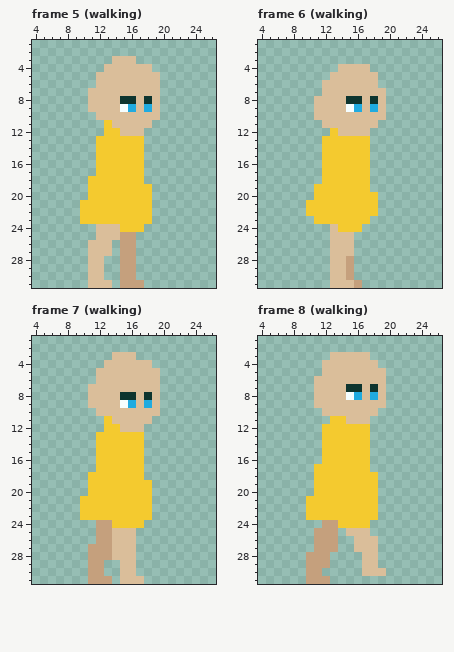
Pixel-art file: Resources/characters/Glimera.aseprite. Above, as it was before the edit.
32x32 pixels, 9 frames. Shown: frame 5 (walking): x 4..26, y 1..31; frame 6 (walking): x 4..26, y 1..31; frame 7 (walking): x 4..26, y 1..31; frame 8 (walking): x 4..26, y 1..31. The commit also changed other frames, which this record leaves out.
The same view after the edit:
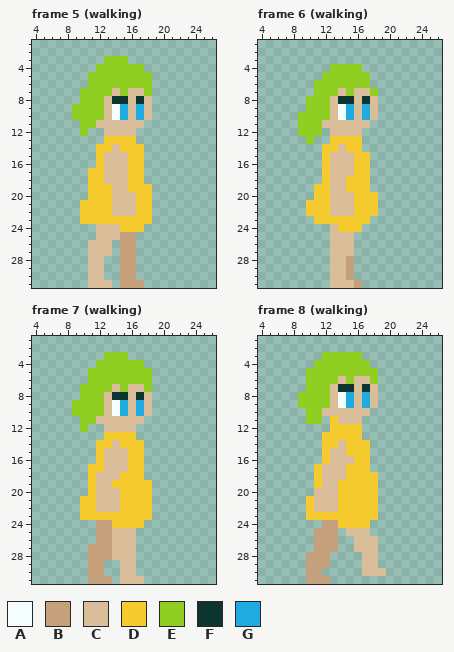
Palette (. is transparent): A #f5feff  B #c5a07d  C #dabe9a  D #f4ca2f  E #91ce22  F #0d352f  G #1fabe0
Difference:
layer "Camada 4" added
Frame 5 (walking), layers "Camada 4", "Camada 2":
y 3: x 13..16 .CCC -> EEE.
y 4: x 12..18 .CCCCCC -> EEEEEE.
y 5..6: x 11..19 .CCCCCCCC -> EEEEEEEE.
y 7: x 10..13 .CCC -> EEEE; x 15 C -> E; x 18..19 CC -> E.
y 8: x 10..12 .CC -> EEE; x 14 C -> F; x 16..19 FCFC -> CFC.
y 9: x 9..12 ..CC -> EEEE; x 14..19 CAGCGC -> AGCGC.
y 10: x 9..12 ...C -> EEEE; x 14..15 CC -> AG; x 17 C -> G; x 19 C -> .
y 11: x 10..13 ...D -> EECC; x 18 C -> .
y 12: x 10 . -> E; x 13..14 DD -> CC; x 17 C -> .
y 13: x 12 D -> .; x 17 D -> .
y 14: x 14 D -> C
y 15..16: x 13..15 DDD -> CCC
y 17: x 11 . -> D; x 13..15 DDD -> CCC
y 18: x 13..15 DDD -> CCC
y 19: x 14..15 DD -> CC
y 20..22: x 14..16 DDD -> CCC
Frame 6 (walking), layers "Camada 4", "Camada 2":
y 4: x 13..17 .CCCC -> EEEE.
y 5: x 12..18 .CCCCCC -> EEEEEE.
y 6: x 11..18 .CCCCCCC -> EEEEEEE.
y 7: x 11..13 .CC -> EEE; x 15 C -> E; x 18..19 CC -> E.
y 8: x 10..12 .CC -> EEE; x 14 C -> F; x 16..19 FCFC -> CFC.
y 9: x 10..12 .CC -> EEE; x 14..19 CAGCGC -> AGCGC.
y 10: x 9..12 ..CC -> EEEE; x 14..15 CC -> AG; x 17 C -> G; x 19 C -> .
y 11: x 9..11 ... -> EEE; x 18 C -> .
y 12: x 9..11 ... -> EEE; x 13 D -> C; x 17 C -> .
y 13: x 10 . -> E; x 12 D -> .; x 17 D -> .
y 14: x 14 D -> C; x 17 D -> .
y 15..17: x 13..15 DDD -> CCC
y 18..19: x 13..14 DD -> CC
y 20..22: x 13..15 DDD -> CCC
Frame 7 (walking), layers "Camada 4", "Camada 2":
y 3: x 13..16 .CCC -> EEE.
y 4: x 12..18 .CCCCCC -> EEEEEE.
y 5..6: x 11..19 .CCCCCCCC -> EEEEEEEE.
y 7: x 10..13 .CCC -> EEEE; x 15 C -> E; x 18..19 CC -> E.
y 8: x 10..12 .CC -> EEE; x 14 C -> F; x 16..19 FCFC -> CFC.
y 9: x 9..12 ..CC -> EEEE; x 14..19 CAGCGC -> AGCGC.
y 10: x 9..12 ...C -> EEEE; x 14..15 CC -> AG; x 17 C -> G; x 19 C -> .
y 11: x 10..13 ...D -> EECC; x 18 C -> .
y 12: x 10 . -> E; x 13..14 DD -> CC; x 17 C -> .
y 13: x 12 D -> .; x 17 D -> .
y 14: x 14 D -> C
y 15..16: x 13..15 DDD -> CCC
y 17: x 11 . -> D; x 13..15 DDD -> CCC
y 18: x 12..14 DDD -> CCC
y 19: x 12..13 DD -> CC
y 20..22: x 12..14 DDD -> CCC
Frame 8 (walking), layers "Camada 4", "Camada 2":
y 3: x 12..17 .CCCCC -> EEEEE.
y 4: x 11..18 .CCCCCCC -> EEEEEEE.
y 5: x 10..19 ..CCCCCCCC -> EEEEEEEEE.
y 6: x 10..13 .CCC -> EEEE; x 15 C -> E; x 18..19 CC -> E.
y 7: x 10..12 .CC -> EEE; x 14 C -> F; x 16..19 FCFC -> CFC.
y 8: x 9..12 ..CC -> EEEE; x 14..19 CAGCGC -> AGCGC.
y 9: x 9..12 ..CC -> EEEE; x 14..15 CC -> AG; x 17 C -> G; x 19 C -> .
y 10: x 10..11 .. -> EE; x 18 C -> .
y 11: x 10..11 .. -> EE; x 14 D -> C; x 17 C -> .
y 12: x 12 D -> .; x 17 D -> .
y 13: x 17 D -> .
y 14: x 14 D -> C
y 15: x 13..14 DD -> CC
y 16: x 13..15 DDD -> CCC
y 17..18: x 12..14 DDD -> CCC
y 19: x 12..13 DD -> CC
y 20..22: x 11..13 DDD -> CCC
